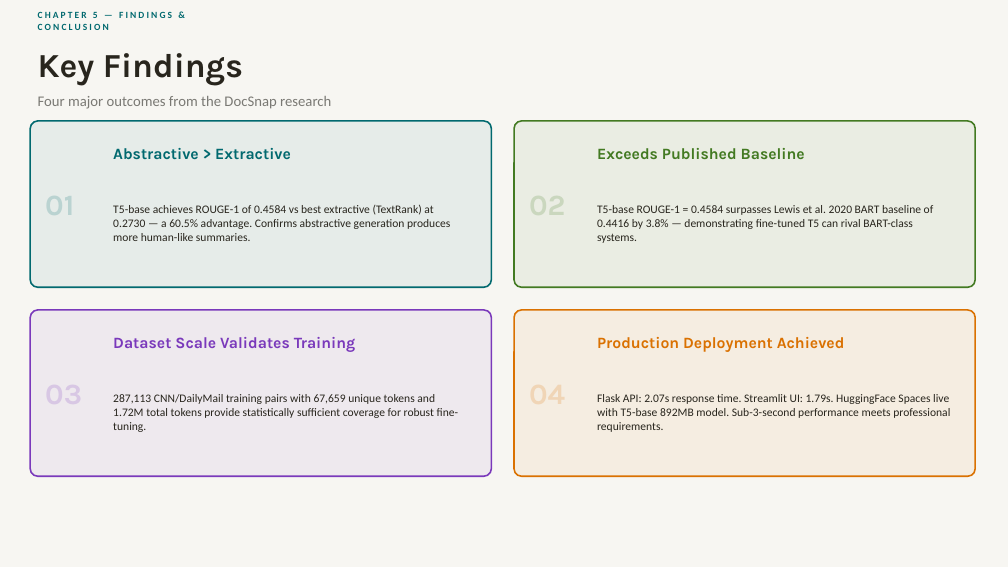
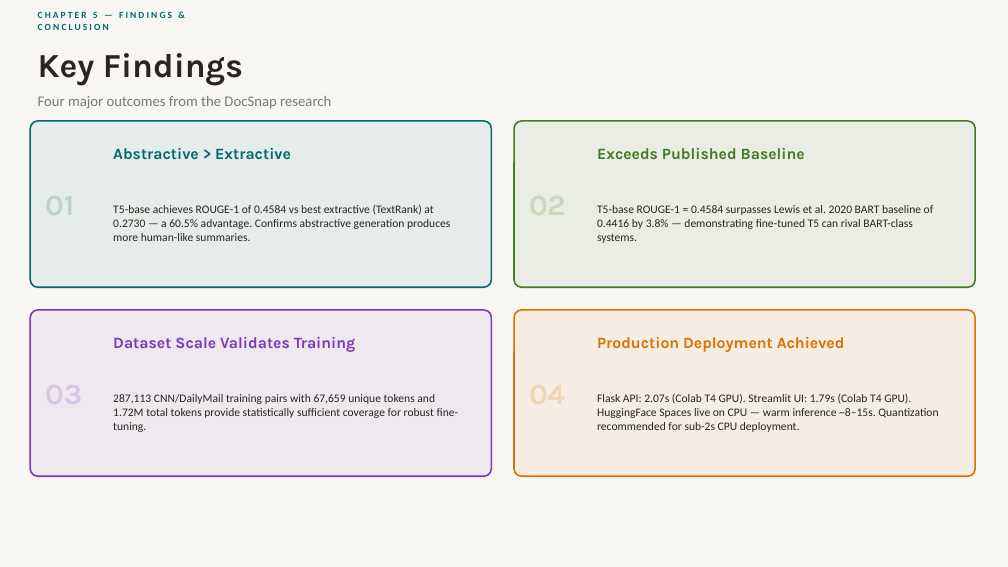
Before and after one commit to CNShivani7/DocSnap-Intelligent-Summarization, a slide deck: slide 15 of DocSnap_Presentation.pptx. Drawn at 1008x567 pixels with LibreOffice and Linux fonts; fonts in the diff are those of the drawing. Boxes give left, top, right and bottom in pixels: in the first picture for what was removed or moved away, otherwise in the second. Text is boxed around its words. In the diff, an @@ line names an element or a change of style, - is before the commit and + after.

```diff
--- a/DocSnap_Presentation.pptx
+++ b/DocSnap_Presentation.pptx
@@ text at [597, 394, 938, 432]: text changed @@
-Flask API: 2.07s response time. Streamlit UI: 1.79s. HuggingFace Spaces live with T5-base 892MB model. Sub-3-second performance meets professional requirements.
+Flask API: 2.07s (Colab T4 GPU). Streamlit UI: 1.79s (Colab T4 GPU). HuggingFace Spaces live on CPU — warm inference ~8–15s. Quantization recommended for sub-2s CPU deployment.
```
Also in this commit, not shown: 2 other slides changed, 1 slide added, 1 other file.
